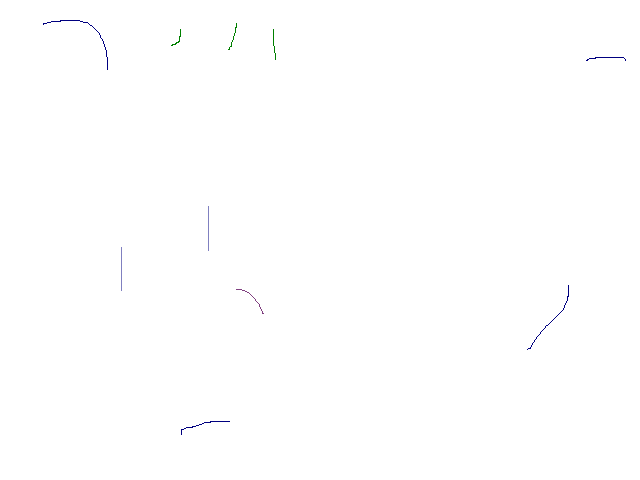
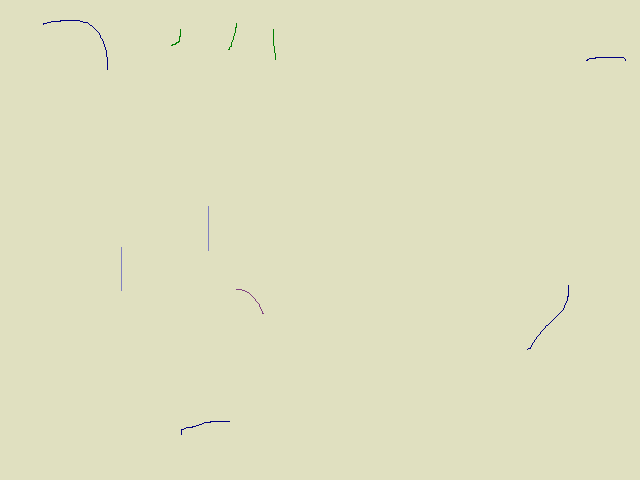
Comparing the layer stacks of the two 640x480 images. Changes:
painted on "Background" over [left=0, top=0, right=640, bottom=480]
painted on "18_KitchenLow.png" over [left=0, top=0, right=640, bottom=480]
